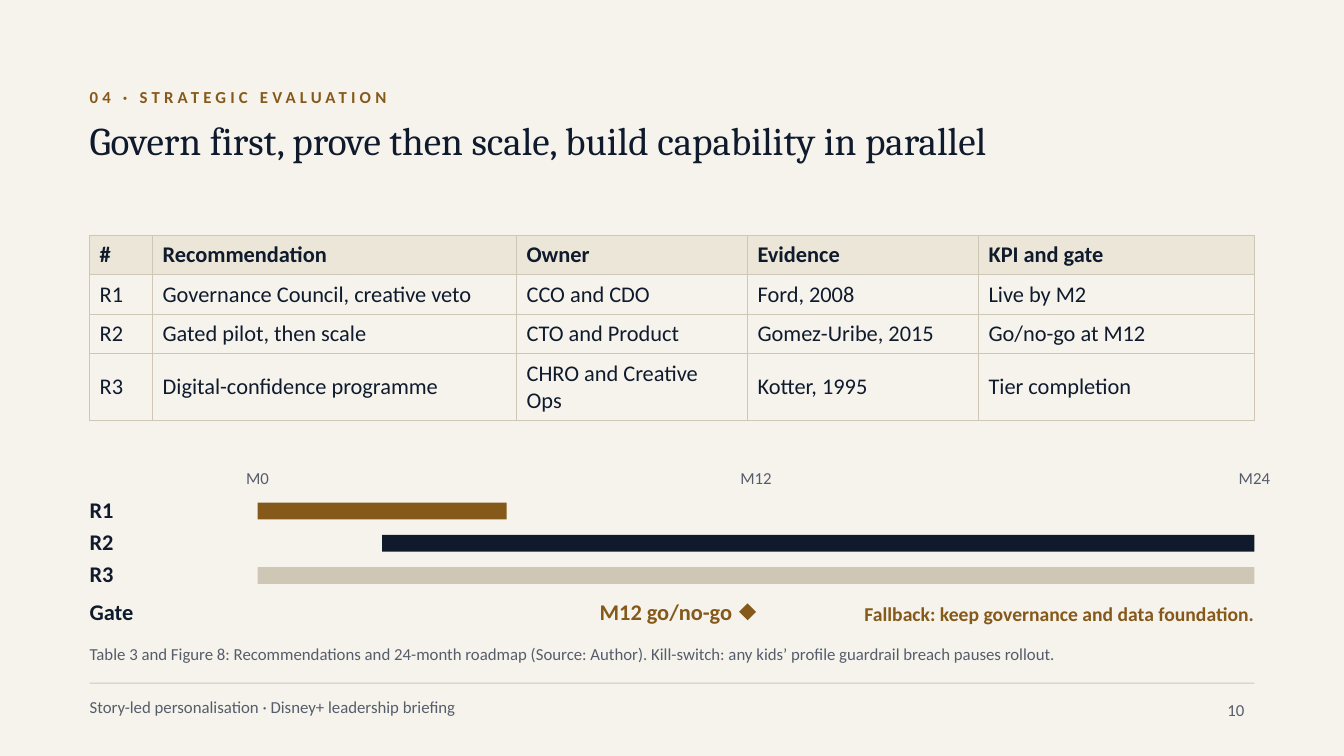
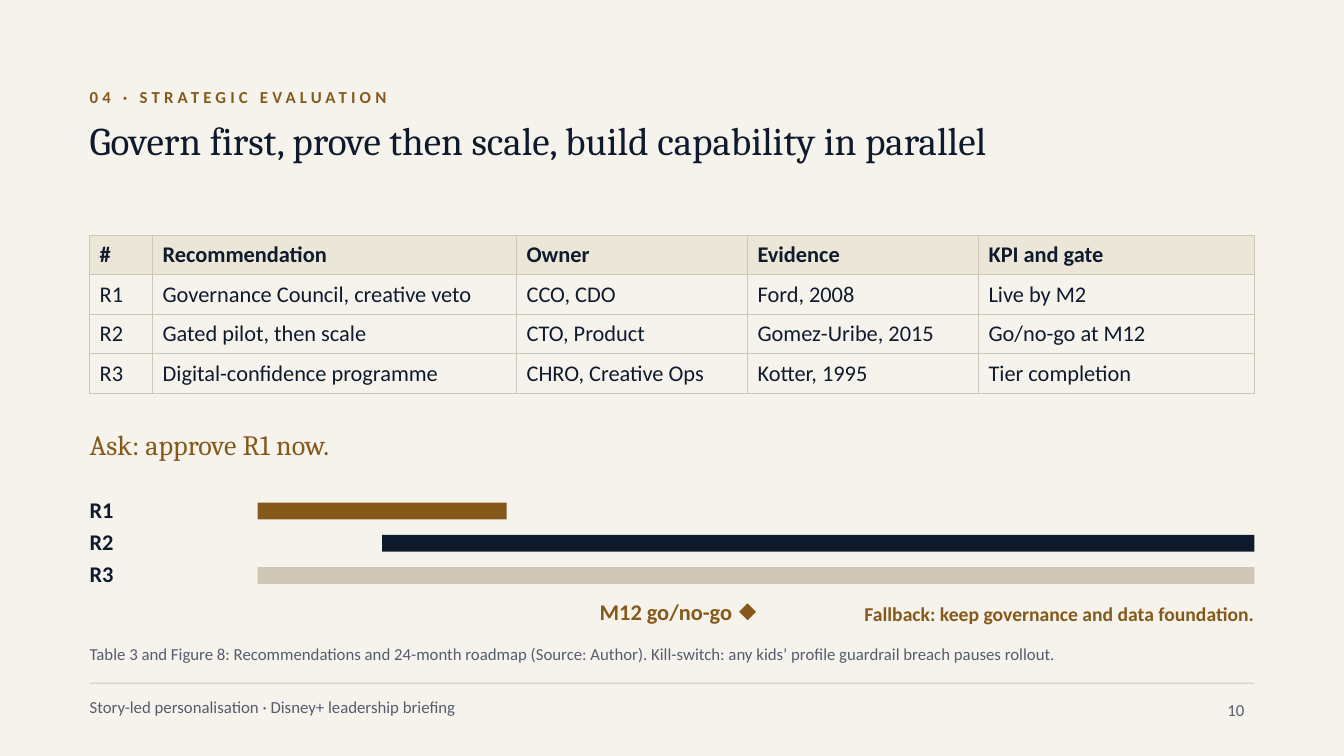
Before and after one commit to karanrg22-svg/skill, a slide deck: slide 10 of output/A_Corporate_Editorial.pptx. Drawn at 1344x756 pixels with LibreOffice and Linux fonts; fonts in the diff are those of the drawing. Boxes give left, top, right and bottom in pixels: in the first picture for what was removed or moved away, otherwise in the second. Text is boxed around its words. In the diff, an @@ line names an element or a change of style, - is before the commit and + after.

```diff
--- a/output/A_Corporate_Editorial.pptx
+++ b/output/A_Corporate_Editorial.pptx
@@ table at (x1=90, y1=235, x2=1254, y2=389) @@
-row 2, column 3: CCO and CDO
+row 2, column 3: CCO, CDO
-row 3, column 3: CTO and Product
+row 3, column 3: CTO, Product
-row 4, column 3: CHRO and Creative Ops
+row 4, column 3: CHRO, Creative Ops
@@ text added at (x1=90, y1=435, x2=329, y2=461), 20 pt, text #85591A @@
+Ask: approve R1 now.
@@ text removed at (x1=246, y1=473, x2=269, y2=484) @@
-M0
@@ text removed at (x1=740, y1=473, x2=771, y2=484) @@
-M12
@@ text removed at (x1=1239, y1=473, x2=1270, y2=484) @@
-M24
@@ text removed at (x1=90, y1=605, x2=134, y2=620) @@
-Gate
```
Also in this commit, not shown: 3 other slides changed.
